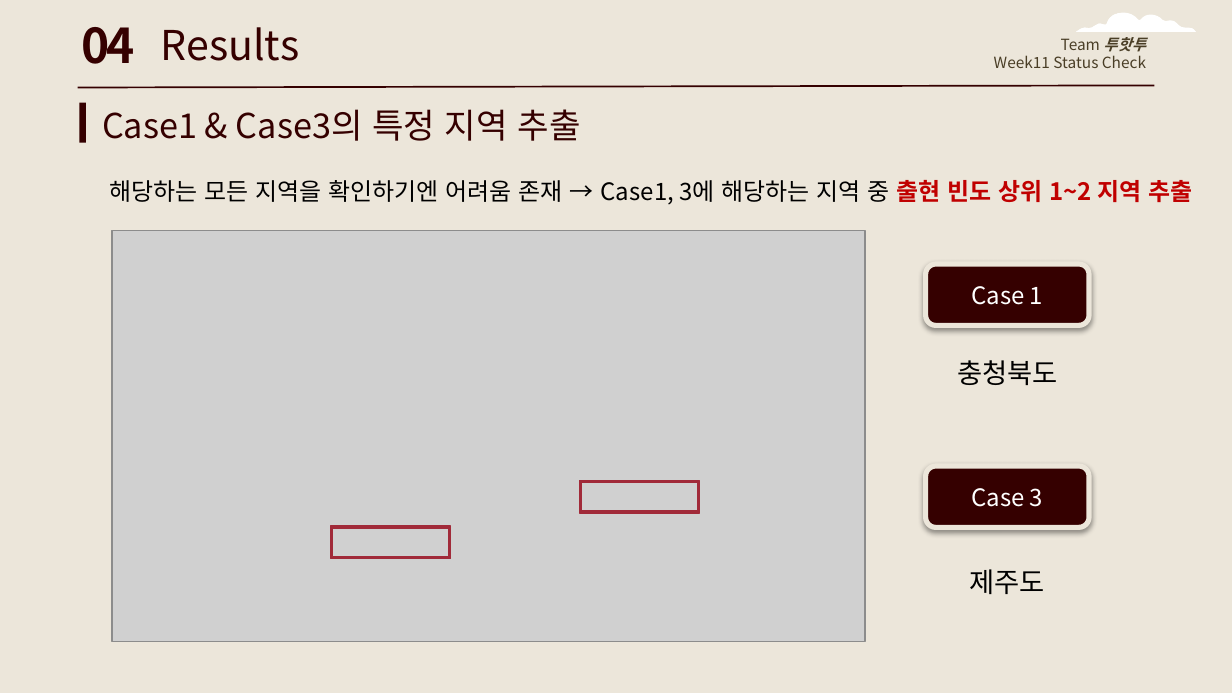
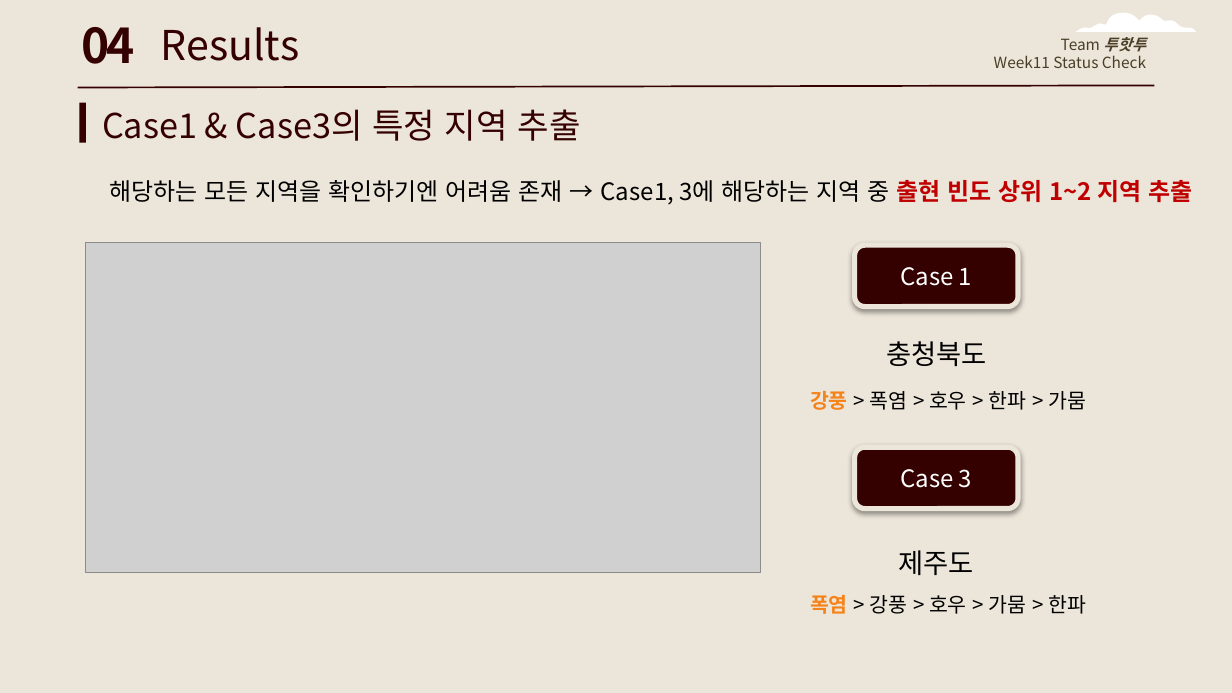
Before and after one commit to NamYoonJi/capstone-project-slides, a slide deck: slide 27 of week 12 mid progress report.pptx. Drawn at 1232x693 pixels with LibreOffice and Linux fonts; fonts in the diff are those of the drawing; grey boxes stand for pictures. Boxes give left, top, right and bottom in pixels: in the first picture for what was removed or moved away, otherwise in the second. Text is boxed around its words. In the diff, an @@ line names an element or a change of style, - is before the commit and + after.

```diff
--- a/week 12 mid progress report.pptx
+++ b/week 12 mid progress report.pptx
@@ picture resized from (x1=112, y1=230, x2=865, y2=641) to (x1=86, y1=243, x2=761, y2=573) @@
@@ text added at (x1=810, y1=391, x2=1086, y2=410), 12 pt, text #000000 @@
+강풍 > 폭염 > 호우 > 한파 > 가뭄
@@ frame removed at (x1=579, y1=480, x2=699, y2=513) @@
@@ frame removed at (x1=330, y1=526, x2=450, y2=558) @@
@@ 2 rounded rectangles, 2 texts moved together from (x1=925, y1=264, x2=1089, y2=594) to (x1=855, y1=245, x2=1019, y2=575) @@
@@ text added at (x1=810, y1=595, x2=1086, y2=614), 12 pt, text #000000 @@
+폭염 > 강풍 > 호우 > 가뭄 > 한파
```
Also in this commit, not shown: 9 other slides changed, 2 slides added, 1 slide removed.
